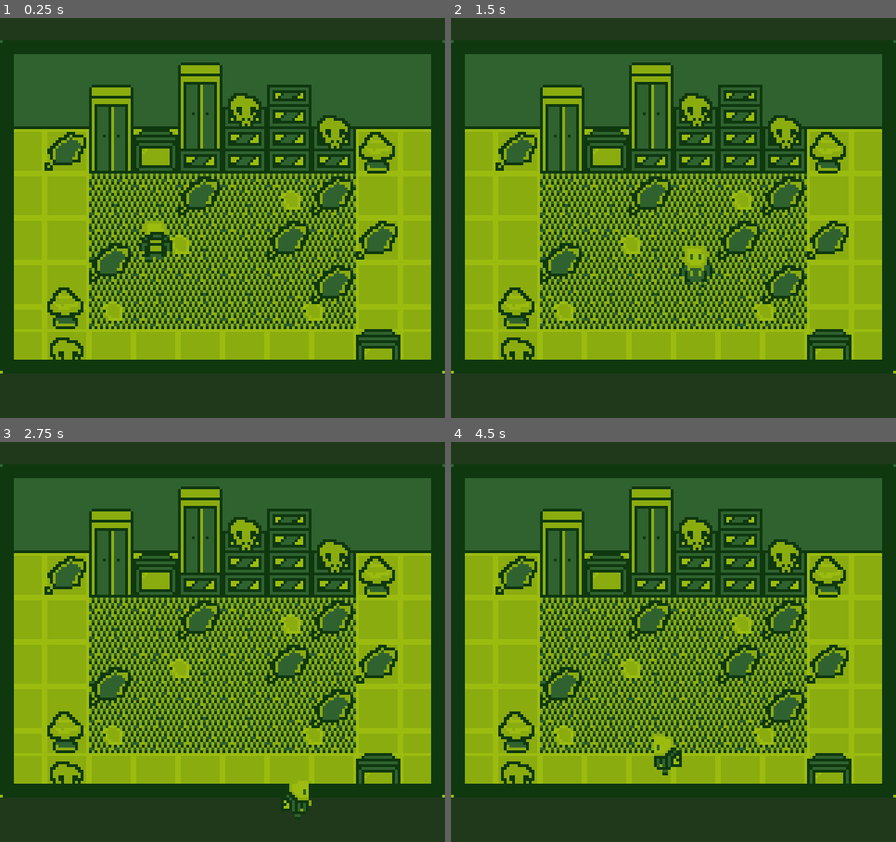
Above: before the commit, frames 1-4 (two rows, left to right).
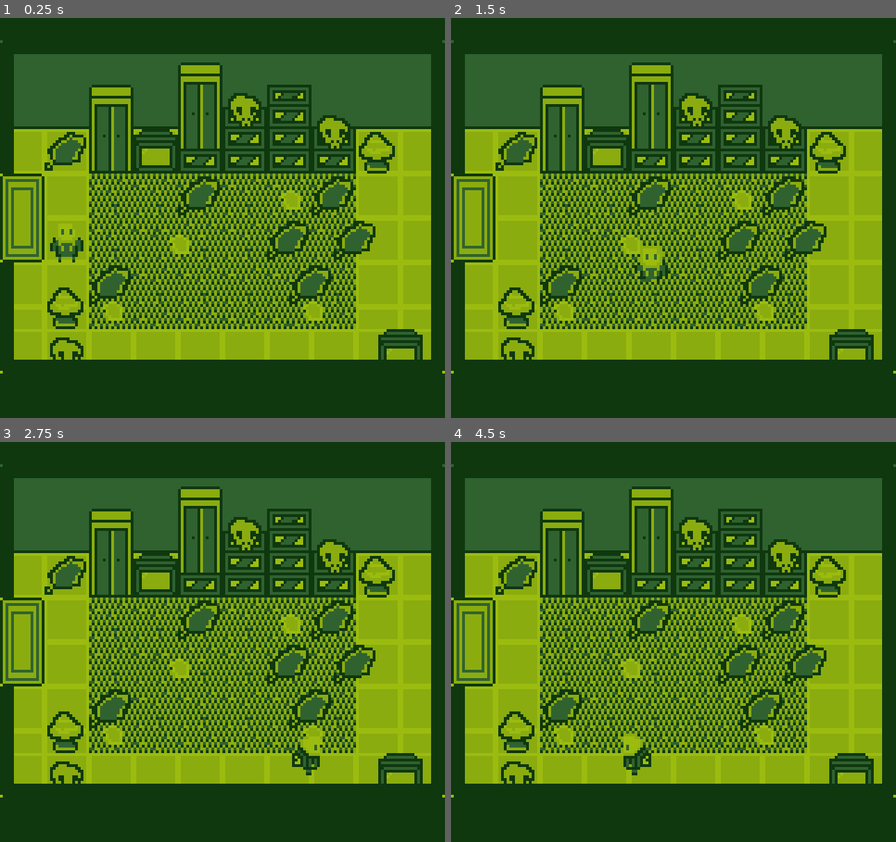
Above: after the commit, the same moments.

Repository: Ewen-C/Just_Borrowing
Game: Godot game, scene res://scenes/main.tscn
Two runs of this game, one before a commit and one after it. Both use one fixed random seed, a clock stepped at 60 frames per second and the inputs below.
Inputs:
- Up to frame 1 (0.25 s): no input
- Up to frame 2 (1.5 s): tap Enter at 0.5 s; hold Right (move_right) 0.53-1.28 s; hold S (move_down) from 1.28 s (still down)
- Up to frame 3 (2.75 s): release S (move_down) at 2.03 s; hold Right (move_right) from 2.03 s (still down)
- Up to frame 4 (4.5 s): release Right (move_right) at 2.78 s; hold Up (move_up) 2.78-3.53 s; hold Left (move_left) from 3.53 s (still down)

The runs differ from the first frame. In frame 1, 4.8% of the frame differs, in the area x 0-95%, y 38-86%; in frame 2, 4.8%; in frame 3, 4.7%; in frame 4, 4.9%.

Commit message:
Passed player movement on 8x8, fixed camera movement

Diff:
--- a/project.godot
+++ b/project.godot
@@ -64,4 +64,4 @@
 textures/canvas_textures/default_texture_repeat=1
 renderer/rendering_method="gl_compatibility"
 renderer/rendering_method.mobile="gl_compatibility"
-environment/defaults/default_clear_color=Color(0.12549, 0.223529, 0.105882, 1)
+environment/defaults/default_clear_color=Color(0.0588235, 0.219608, 0.0588235, 1)
--- a/scenes/main.tscn
+++ b/scenes/main.tscn
@@ -350,12 +350,15 @@
 4:6/0 = 0
 4:6/0/physics_layer_0/linear_velocity = Vector2(0, 0)
 4:6/0/physics_layer_0/angular_velocity = 0.0
+4:6/0/physics_layer_0/polygon_0/points = PackedVector2Array(-4, -4, 4, -4, 4, 4, -4, 4)
 5:6/0 = 0
 5:6/0/physics_layer_0/linear_velocity = Vector2(0, 0)
 5:6/0/physics_layer_0/angular_velocity = 0.0
+5:6/0/physics_layer_0/polygon_0/points = PackedVector2Array(-4, -4, 4, -4, 4, 4, -4, 4)
 6:6/0 = 0
 6:6/0/physics_layer_0/linear_velocity = Vector2(0, 0)
 6:6/0/physics_layer_0/angular_velocity = 0.0
+6:6/0/physics_layer_0/polygon_0/points = PackedVector2Array(-4, -4, 4, -4, 4, 4, -4, 4)
 6:5/0 = 0
 6:5/0/physics_layer_0/linear_velocity = Vector2(0, 0)
 6:5/0/physics_layer_0/angular_velocity = 0.0
@@ -371,54 +374,71 @@
 9:6/0 = 0
 9:6/0/physics_layer_0/linear_velocity = Vector2(0, 0)
 9:6/0/physics_layer_0/angular_velocity = 0.0
+9:6/0/physics_layer_0/polygon_0/points = PackedVector2Array(-4, -4, 4, -4, 4, 4, -4, 4)
 8:6/0 = 0
 8:6/0/physics_layer_0/linear_velocity = Vector2(0, 0)
 8:6/0/physics_layer_0/angular_velocity = 0.0
+8:6/0/physics_layer_0/polygon_0/points = PackedVector2Array(-4, -4, 4, -4, 4, 4, -4, 4)
 7:6/0 = 0
 7:6/0/physics_layer_0/linear_velocity = Vector2(0, 0)
 7:6/0/physics_layer_0/angular_velocity = 0.0
+7:6/0/physics_layer_0/polygon_0/points = PackedVector2Array(-4, -4, 4, -4, 4, 4, -4, 4)
 4:7/0 = 0
 4:7/0/physics_layer_0/linear_velocity = Vector2(0, 0)
 4:7/0/physics_layer_0/angular_velocity = 0.0
+4:7/0/physics_layer_0/polygon_0/points = PackedVector2Array(-4, -4, 4, -4, 4, 4, -4, 4)
 4:8/0 = 0
 4:8/0/physics_layer_0/linear_velocity = Vector2(0, 0)
 4:8/0/physics_layer_0/angular_velocity = 0.0
+4:8/0/physics_layer_0/polygon_0/points = PackedVector2Array(-4, -4, 4, -4, 4, 4, -4, 4)
 4:9/0 = 0
 4:9/0/physics_layer_0/linear_velocity = Vector2(0, 0)
 4:9/0/physics_layer_0/angular_velocity = 0.0
+4:9/0/physics_layer_0/polygon_0/points = PackedVector2Array(-4, -4, 4, -4, 4, 4, -4, 4)
 4:10/0 = 0
 4:10/0/physics_layer_0/linear_velocity = Vector2(0, 0)
 4:10/0/physics_layer_0/angular_velocity = 0.0
+4:10/0/physics_layer_0/polygon_0/points = PackedVector2Array(-4, -4, 4, -4, 4, 4, -4, 4)
 4:11/0 = 0
 4:11/0/physics_layer_0/linear_velocity = Vector2(0, 0)
 4:11/0/physics_layer_0/angular_velocity = 0.0
+4:11/0/physics_layer_0/polygon_0/points = PackedVector2Array(-4, -4, 4, -4, 4, 4, -4, 4)
 5:11/0 = 0
 5:11/0/physics_layer_0/linear_velocity = Vector2(0, 0)
 5:11/0/physics_layer_0/angular_velocity = 0.0
+5:11/0/physics_layer_0/polygon_0/points = PackedVector2Array(-4, -4, 4, -4, 4, 4, -4, 4)
 6:11/0 = 0
 6:11/0/physics_layer_0/linear_velocity = Vector2(0, 0)
 6:11/0/physics_layer_0/angular_velocity = 0.0
+6:11/0/physics_layer_0/polygon_0/points = PackedVector2Array(-4, -4, 4, -4, 4, 4, -4, 4)
 7:11/0 = 0
 7:11/0/physics_layer_0/linear_velocity = Vector2(0, 0)
 7:11/0/physics_layer_0/angular_velocity = 0.0
+7:11/0/physics_layer_0/polygon_0/points = PackedVector2Array(-4, -4, 4, -4, 4, 4, -4, 4)
 8:11/0 = 0
 8:11/0/physics_layer_0/linear_velocity = Vector2(0, 0)
 8:11/0/physics_layer_0/angular_velocity = 0.0
+8:11/0/physics_layer_0/polygon_0/points = PackedVector2Array(-4, -4, 4, -4, 4, 4, -4, 4)
 9:11/0 = 0
 9:11/0/physics_layer_0/linear_velocity = Vector2(0, 0)
 9:11/0/physics_layer_0/angular_velocity = 0.0
+9:11/0/physics_layer_0/polygon_0/points = PackedVector2Array(-4, -4, 4, -4, 4, 4, -4, 4)
 9:10/0 = 0
 9:10/0/physics_layer_0/linear_velocity = Vector2(0, 0)
 9:10/0/physics_layer_0/angular_velocity = 0.0
+9:10/0/physics_layer_0/polygon_0/points = PackedVector2Array(-4, -4, 4, -4, 4, 4, -4, 4)
 9:9/0 = 0
 9:9/0/physics_layer_0/linear_velocity = Vector2(0, 0)
 9:9/0/physics_layer_0/angular_velocity = 0.0
+9:9/0/physics_layer_0/polygon_0/points = PackedVector2Array(-4, -4, 4, -4, 4, 4, -4, 4)
 9:8/0 = 0
 9:8/0/physics_layer_0/linear_velocity = Vector2(0, 0)
 9:8/0/physics_layer_0/angular_velocity = 0.0
+9:8/0/physics_layer_0/polygon_0/points = PackedVector2Array(-4, -4, 4, -4, 4, 4, -4, 4)
 9:7/0 = 0
 9:7/0/physics_layer_0/linear_velocity = Vector2(0, 0)
 9:7/0/physics_layer_0/angular_velocity = 0.0
+9:7/0/physics_layer_0/polygon_0/points = PackedVector2Array(-4, -4, 4, -4, 4, 4, -4, 4)
 5:4/0 = 0
 5:4/0/physics_layer_0/linear_velocity = Vector2(0, 0)
 5:4/0/physics_layer_0/angular_velocity = 0.0
@@ -1072,7 +1092,7 @@
 sources/3 = SubResource("TileSetAtlasSource_pvsbh")
 
 [sub_resource type="RectangleShape2D" id="RectangleShape2D_5oke7"]
-size = Vector2(32, 8)
+size = Vector2(10, 32)
 
 [node name="Main" type="Node2D"]
 
@@ -1089,18 +1109,19 @@
 layer_0/name = "Ground & Walls"
 layer_0/tile_data = PackedInt32Array(-196618, 393219, 4, -131082, 393219, 5, -196617, 458755, 4, -131081, 458755, 5, -6 …(5638 unchanged characters)…
 layer_1/name = "Props"
-layer_1/tile_data = PackedInt32Array(-196616, 131075, 0, -13 …(2478 unchanged characters)…  262148, 458755, 1, 262149, 327683, 0, 327686, 1703939, 2, 393222, 1703939, 3, 327687, 1769475, 2, 393223, 1769475, 3, 393208, 1310723, 0, 393209, 1376259, 0, 458744, 1310723, 1, 458745, 1376259, 1, 262136, 1572867, 4, 262137, 1638403, 4, 327672, 1572867, 5, 327673, 1638403, 5)
+layer_1/tile_data = PackedInt32Array(-196616, 131075, 0, -13 …(2478 unchanged characters)…  262148, 458755, 1, 262149, 327683, 0, 393208, 1310723, 0, 393209, 1376259, 0, 458744, 1310723, 1, 458745, 1376259, 1, 262136, 1572867, 4, 262137, 1638403, 4, 327672, 1572867, 5, 327673, 1638403, 5, 327687, 1703939, 2, 393223, 1703939, 3, 327688, 1769475, 2, 393224, 1769475, 3)
 layer_2/name = "Props2"
-layer_2/tile_data = PackedInt32Array(-393216, 1310723, 0, -3 …(105 unchanged characters)… 27675, 1376259, 0, -262139, 1376259, 1, 131066, 131075, 0, 196602, 131075, 1, 131067, 196611, 0, 196603, 196611, 1, -65538, 131075, 0, -2, 131075, 1, -65537, 196611, 0, -1, 196611, 1, -131068, 131075, 0, -65532, 131075, 1, -131067, 196611, 0, -65531, 196611, 1, 2, 131075, 0, 65538, 131075, 1, 3, 196611, 0, 65539, 196611, 1, 131076, 131075, 0, 196612, 131075, 1, 131077, 196611, 0, 196613, 196611, 1, 6, 131075, 0, 65542, 131075, 1, 7, 196611, 0, 65543, 196611, 1)
+layer_2/tile_data = PackedInt32Array(-393216, 1310723, 0, -3 …(105 unchanged characters)… 27675, 1376259, 0, -262139, 1376259, 1, -65538, 131075, 0, -2, 131075, 1, -65537, 196611, 0, -1, 196611, 1, -131068, 131075, 0, -65532, 131075, 1, -131067, 196611, 0, -65531, 196611, 1, 2, 131075, 0, 65538, 131075, 1, 3, 196611, 0, 65539, 196611, 1, 262138, 131075, 1, 262139, 196611, 1, 196602, 131075, 0, 196603, 196611, 0, 131076, 196611, 0, 196612, 196611, 1, 131075, 131075, 0, 196611, 131075, 1, 6, 196611, 0, 65542, 196611, 1, 5, 131075, 0, 65541, 131075, 1)
 layer_3/name = "Border"
-layer_3/tile_data = PackedInt32Array(-458762, 262147, 6, -39 …(473 unchanged characters)…  262147, 8, -131082, 262147, 9, -65546, 262147, 8, -10, 262147, 9, 65526, 262147, 8, 131062, 262147, 9, 196598, 262147, 8, 262134, 262147, 9, 327670, 262147, 8, 458744, 393219, 11, 458745, 458755, 11, 458746, 393219, 11, 458747, 458755, 11, 458748, 393219, 11, 458749, 458755, 11, 458750, 393219, 11, 458751, 458755, 11, 393216, 393219, 11, 393217, 458755, 11, 393218, 393219, 11, 393219, 458755, 11, 393220, 393219, 11, 393221, 458755, 11, 393222, 393219, 11, 393223, 458755, 11, -458760, 393219, 6, -458759, 458755, 6, -458758, 393219, 6, -458757, 458755, 6, -458756, 393219, 6, -458755, 458755, 6, -458754, 393219, 6, -458753, 458755, 6, -524288, 393219, 6, -524287, 458755, 6, -524286, 393219, 6, -524285, 458755, 6, -524284, 393219, 6, -524283, 458755, 6, -524282, 393219, 6, -524281, 458755, 6)
+layer_3/tile_data = PackedInt32Array(-458762, 262147, 6, -39 …(473 unchanged characters)…  262147, 8, -131082, 262147, 9, -65546, 3, 8, -10, 3, 9, 65526, 3, 10, 131062, 3, 11, 196598, 262147, 8, 262134, 262147, 9, 327670, 262147, 8, 458744, 393219, 11, 458745, 458755, 11, 458746, 393219, 11, 458747, 458755, 11, 458748, 393219, 11, 458749, 458755, 11, 458750, 393219, 11, 458751, 458755, 11, 393216, 393219, 11, 393217, 458755, 11, 393218, 393219, 11, 393219, 458755, 11, 393220, 393219, 11, 393221, 458755, 11, 393222, 393219, 11, 393223, 458755, 11, -458760, 393219, 6, -458759, 458755, 6, -458758, 393219, 6, -458757, 458755, 6, -458756, 393219, 6, -458755, 458755, 6, -458754, 393219, 6, -458753, 458755, 6, -524288, 393219, 6, -524287, 458755, 6, -524286, 393219, 6, -524285, 458755, 6, -524284, 393219, 6, -524283, 458755, 6, -524282, 393219, 6, -524281, 458755, 6, -65545, 65539, 8, -9, 65539, 9, 65527, 65539, 10, 131063, 65539, 11)
 
 [node name="Camera" type="Camera2D" parent="."]
 position_smoothing_speed = 4.0
 script = ExtResource("4_pvwy4")
+transition_speed = 5.5
 
 [node name="Player" parent="." instance=ExtResource("1_6yceo")]
-position = Vector2(-24, 8)
+position = Vector2(-56, 8)
 collision_layer = 3
 collision_mask = 3
 
@@ -1113,6 +1134,7 @@
 script = ExtResource("5_dhtgg")
 
 [node name="CollisionShape2D" type="CollisionShape2D" parent="Transitions/Area2D"]
+position = Vector2(-72, -72)
 shape = SubResource("RectangleShape2D_5oke7")
 one_way_collision_margin = 0.0
 
--- a/scenes/player.tscn
+++ b/scenes/player.tscn
@@ -81,7 +81,7 @@
 }],
 "loop": true,
 "name": &"Walk_Down",
-"speed": 5.0
+"speed": 7.0
 }, {
 "frames": [{
 "duration": 1.0,
@@ -98,7 +98,7 @@
 }],
 "loop": true,
 "name": &"Walk_Right",
-"speed": 5.0
+"speed": 7.0
 }, {
 "frames": [{
 "duration": 1.0,
@@ -115,7 +115,7 @@
 }],
 "loop": true,
 "name": &"Walk_Up",
-"speed": 5.0
+"speed": 7.0
 }]
 
 [sub_resource type="RectangleShape2D" id="RectangleShape2D_1oqwn"]
@@ -126,7 +126,7 @@
 
 [node name="AnimatedSprite2D" type="AnimatedSprite2D" parent="."]
 sprite_frames = SubResource("SpriteFrames_od3bd")
-animation = &"Walk_Up"
+animation = &"Idle"
 
 [node name="CollisionShape2D" type="CollisionShape2D" parent="."]
 shape = SubResource("RectangleShape2D_1oqwn")
--- a/scripts/camera_transition.gd
+++ b/scripts/camera_transition.gd
@@ -6,7 +6,7 @@
 var target_position = Vector2 (0, 0)
 
 func _on_area_2d_camera_room_transition(movement_direction):
-	target_position = position + room_size * movement_direction
+	target_position += room_size * movement_direction
 	force_move_player.emit(movement_direction)
 
 func _physics_process(delta):
--- a/scripts/player.gd
+++ b/scripts/player.gd
@@ -1,7 +1,8 @@
 extends CharacterBody2D
 
-const TILE_SIZE = 16
-@export var walk_speed = 3.0
+const TILE_SIZE = 8
+
+@export var walk_speed = 7.5
 
 @onready var animated_sprite = $AnimatedSprite2D
 @onready var raycast = $RayCast2D
@@ -10,7 +11,7 @@
 var start_movement_position = Vector2(0, 0)
 var movement_direction = Vector2(0, 0)
 var percent_to_next_tile = 0.0
-
+var nb_auto_movements = 0
 
 func _physics_process(delta):
 	if !is_moving :
@@ -18,8 +19,8 @@
 	elif movement_direction != Vector2.ZERO :
 		move_player(delta)
 
-func process_new_input(override = false) :
-	if !override :
+func process_new_input() :
+	if !nb_auto_movements :
 		if !movement_direction.y : movement_direction.x = Input.get_axis("move_left", "move_right")
 		if !movement_direction.x : movement_direction.y = Input.get_axis("move_up", "move_down")
 
@@ -42,13 +43,17 @@
 	if percent_to_next_tile >= 1.0 :
 		position = start_movement_position + (TILE_SIZE * movement_direction)
 		percent_to_next_tile = 0.0
-		is_moving = false # Enables new input
 
-		var old_direction = movement_direction
-		process_new_input()
-		if movement_direction == Vector2.ZERO : animated_sprite.play("Idle")
+		if nb_auto_movements :
+			nb_auto_movements -= 1
+			if nb_auto_movements : process_new_input()
 
-		check_new_tile.emit(old_direction) # Signal
+		if !nb_auto_movements :
+			is_moving = false # Enables new input
+			var old_direction = movement_direction
+			process_new_input()
+			if movement_direction == Vector2.ZERO : animated_sprite.play("Idle")
+			check_new_tile.emit(old_direction) # Signal
 
 	else :
 		position = start_movement_position + (TILE_SIZE * movement_direction * percent_to_next_tile)
@@ -62,4 +67,5 @@
 
 func _on_camera_force_move_player(in_movement_direction):
 	movement_direction = in_movement_direction
-	process_new_input(true)
+	nb_auto_movements = 3
+	process_new_input()
